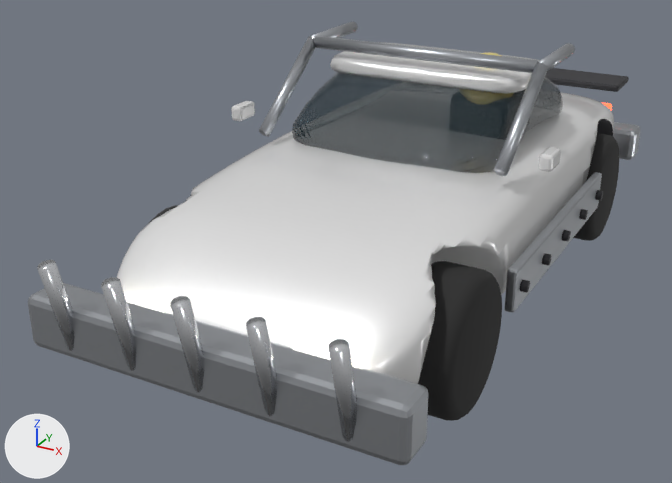
One commit to the glTF model assets/models/cars/coupe.glb: the scene before it, then after it.
One viewpoint serves both versions: a camera (50 mm lens) standing at (2.38, -5.36, 2.82) and looking at (-0.33, -0.43, 0.36). The lights are fixed; the arrows at lower left show +X, +Y and +Z. The older version comes first. Where no turn or scale is listed for an object, it has been applied to the vertices. Vertices at exactly the same position are counted once.

In view in the first picture: 'Dark_Parts', 'Glass', 'HeadLights', 'Paint_Body', 'Steel_Parts', 'Wheel_FL', 'Wheel_RL' and 2 more.
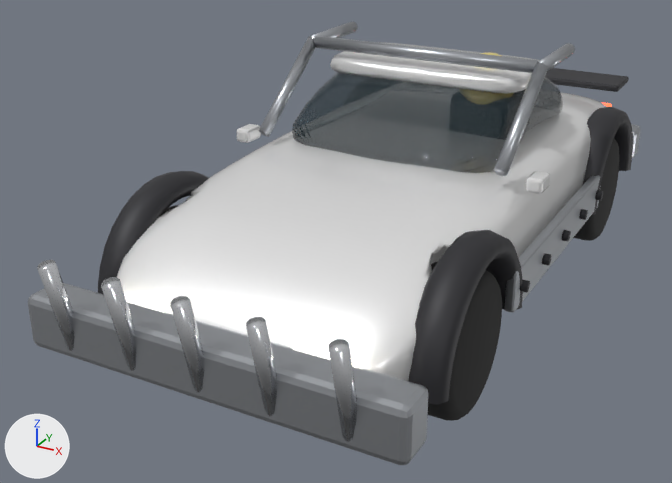
Pixel boxes (x1, y1, x2, y2) of what changed, in the pictures (672 x 483 px; the box of a moved part takes in the faces that stretch with it):
'Paint_Body', reshaped: before (117, 42, 614, 384); after (117, 42, 607, 381)
'Dark_Parts', reshaped (mostly hidden before): before (520, 68, 629, 293); after (98, 68, 633, 405)
part 1 of me_cylinder_007, added: after (98, 171, 209, 294)
part 2 of me_cylinder_007, added: after (408, 230, 523, 405)
part 3 of me_cylinder_007, added: after (583, 107, 633, 215)
part 4 of me_body, moved or reshaped: before (231, 101, 255, 121); after (237, 124, 261, 143)
part 5 of me_body, moved or reshaped: before (539, 147, 561, 172); after (526, 171, 550, 194)

The change, as a diff of the scene's bpy script:
```diff
--- a/assets/models/cars/coupe.glb.py
+++ b/assets/models/cars/coupe.glb.py
@@ me_cylinder_007 @@
 # used by ob_dark_parts; location = (-1.06, 0.775, 0.54)
-me_cylinder_007.from_pydata(...)  # 384 vertices, 708 faces; spans x -0.03..2.15, y -2.97..1.67, z -0.24..0.73
+me_cylinder_007.from_pydata(...)  # 928 vertices, 1732 faces; spans x -0.03..2.15, y -2.97..1.67, z -0.24..0.73
+# me_cylinder_007 part 1: a new loose piece of 136 vertices spanning x 0.0..0.24, y -2.73..-1.52, z -0.14..0.47, in mat_dark (dark grey #303035)
+# me_cylinder_007 part 2: a new loose piece of 136 vertices spanning x 1.88..2.12, y -2.73..-1.52, z -0.14..0.46, in mat_dark (dark grey #303035)
+# me_cylinder_007 part 3: a new loose piece of 136 vertices spanning x 1.88..2.12, y -0.08..1.13, z -0.14..0.46, in mat_dark (dark grey #303035)
+# other edits to the shape of me_cylinder_007 do not show in these pictures
 me_cylinder_007.materials.append(mat_dark)
@@ me_body @@
 # used by ob_paint_body; location = (0.0, 0.0, 0.0)
-me_body.from_pydata(...)  # 4314 vertices, 8610 faces; spans x -1.07..1.07, y -2.15..2.15, z 0.3..1.47
+me_body.from_pydata(...)  # 4314 vertices, 8610 faces; spans x -1.03..1.03, y -2.15..2.15, z 0.3..1.47
+# me_body part 4: the loose piece of 56 vertices spanning x -1.07..-0.99, y -0.52..-0.34, z 1.1..1.2 is moved by (0.05, -0.02, -0.14)
+# me_body part 5: the loose piece of 56 vertices spanning x 0.99..1.07, y -0.52..-0.34, z 1.1..1.2 is moved by (-0.05, -0.02, -0.14)
 me_body.materials.append(mat_paint)
```
